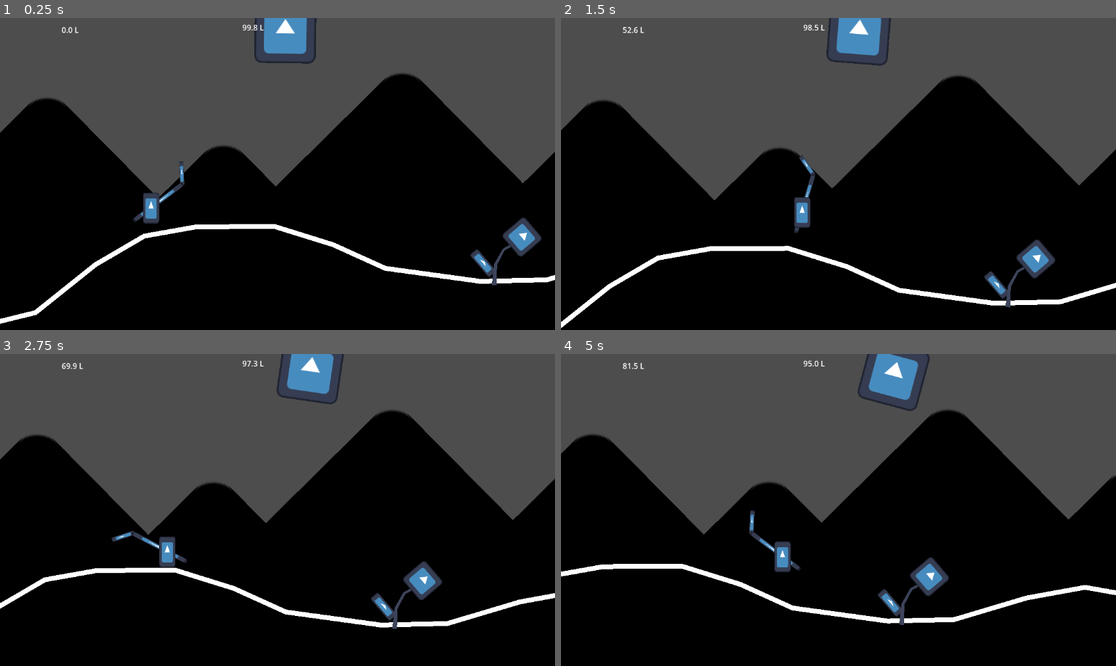
Above: before the commit, frames 1-4 (two rows, left to right).
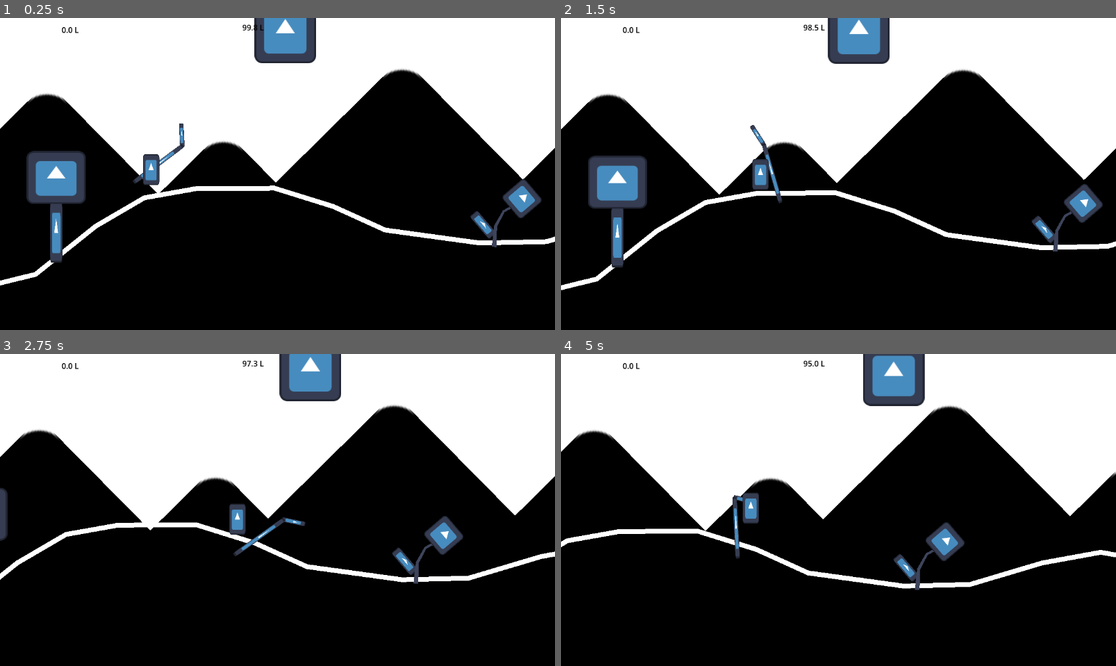
Above: after the commit, the same moments.

Repository: Eptwalabha/ld52
Game: Godot game, scene res://scene/game.tscn
Same seed, same stepped clock (60 frames per second), same inputs: the game is played once before the commit and once after it. The engine's default icon, where the game draws it, is replaced by a stand-in: a white triangle on a blue panel in a dark square.
Inputs:
- Up to frame 1 (0.25 s): no input
- Up to frame 2 (1.5 s): hold E (action) 0.53-1.28 s; hold Right (move_right) from 0.53 s (still down); tap Up (jump) at 0.77 s; tap Space (attack) at 0.8, 1.35 s
- Up to frame 3 (2.75 s): tap Up (jump) at 1.52 s; tap E (action) at 1.55 s; release Right (move_right) at 2.03 s; hold Left (move_left) from 2.03 s (still down); hold E (action) from 2.03 s (still down); tap Space (attack) at 2.3 s
- Up to frame 4 (5 s): release Left (move_left) at 2.78 s; release E (action) at 2.78 s; hold Right (move_right) 2.78-4.28 s; tap Space (attack) at 2.85, 3.8, 4.35 s; tap Up (jump) at 3.02, 3.77, 4.52 s; tap E (action) at 3.05, 4.55 s; hold E (action) 3.53-4.28 s; hold Left (move_left) from 4.28 s (still down)

The runs differ from the first frame. In frame 1, 44% of the frame differs, in the area x 0-100%, y 0-98%; in frame 2, 46%, in the area x 0-100%, y 0-100%; in frame 3, 43%; in frame 4, 43%.

Commit message:
use level instead of liter

Diff:
--- a/scene/game.gd
+++ b/scene/game.gd
@@ -22,15 +22,13 @@
 func _on_flower_died():
 	print("game over")
 
-
-func _on_player_spat(charged_time):
-	var amount = player.spit(charged_time)
+func _on_player_spat(damage):
 	var bubble : WaterBubble = Bubble.instantiate()
 	bubble.splashed.connect(_on_bubble_splashed)
 	foreground.add_child(bubble)
 	bubble.global_transform = player.global_transform
 	bubble.apply_impulse(player.get_aim_direction() * 800.0)
-	bubble.water_volume = amount
+	bubble.damage = damage
 
 func _on_bubble_splashed(position):
 	var splash : CPUParticles2D = Splash.instantiate()
--- a/scene/game.tscn
+++ b/scene/game.tscn
@@ -6,6 +6,7 @@
 [ext_resource type="Texture2D" uid="uid://xp5k4w74fa3o" path="res://icon.svg" id="2_hddjt"]
 [ext_resource type="PackedScene" uid="uid://cm2oorf8k7sqw" path="res://scene/props/flower.tscn" id="4_gwt1y"]
 [ext_resource type="PackedScene" uid="uid://btayx8o2rhi78" path="res://scene/level/day_night.tscn" id="6_kxb6o"]
+[ext_resource type="PackedScene" uid="uid://ifoicgn75pxc" path="res://scene/props/tree.tscn" id="6_wd8ky"]
 
 [node name="Game" type="Node2D"]
 script = ExtResource("1_ndv1p")
@@ -61,11 +62,13 @@
 unique_name_in_owner = true
 position = Vector2(713, 193)
 
+[node name="Tree" parent="parallax/foreground/level" instance=ExtResource("6_wd8ky")]
+position = Vector2(-197, 209)
+
 [node name="player" parent="parallax/foreground" instance=ExtResource("2_83nul")]
 unique_name_in_owner = true
 
 [node name="camera" type="Camera2D" parent="parallax/foreground/player"]
-position = Vector2(0, -170)
 offset = Vector2(0, -300)
 current = true
 limit_left = -500
@@ -82,12 +85,14 @@
 offset_top = 13.0
 offset_right = 168.0
 offset_bottom = 36.0
+theme_override_colors/font_color = Color(0, 0, 0, 1)
 
 [node name="plant" type="Label" parent="ui"]
 offset_left = 503.0
 offset_top = 8.0
 offset_right = 543.0
 offset_bottom = 31.0
+theme_override_colors/font_color = Color(0, 0, 0, 1)
 
 [connection signal="new_cycle" from="parallax/sky/SunMoon" to="." method="_on_sun_moon_new_cycle"]
 [connection signal="died" from="parallax/foreground/level/flower" to="." method="_on_flower_died"]
--- a/scene/level/day_night.gd
+++ b/scene/level/day_night.gd
@@ -4,6 +4,8 @@
 signal new_cycle(id)
 
 @onready var pivot : Node2D = $pivot
+@onready var moon : Sprite2D = $pivot/moon
+@onready var sun : Sprite2D = $pivot/sun
 
 @export var cycle_duration : float = 120.0
 
@@ -16,6 +18,8 @@
 
 func _process(delta):
 	pivot.rotation += delta * cycle_speed
+	sun.rotation -= delta * cycle_speed
+	moon.rotation -= delta * cycle_speed
 	if pivot.rotation > TAU:
 		current_cycle += 1
 		pivot.rotation -= TAU
--- /dev/null
+++ b/scene/level/day_night.gdshader
@@ -0,0 +1,5 @@
+shader_type canvas_item;
+
+void fragment() {
+	COLOR = vec4(1., 1., 1., 1.);
+}
--- a/scene/level/day_night.tscn
+++ b/scene/level/day_night.tscn
@@ -1,10 +1,19 @@
-[gd_scene load_steps=3 format=3 uid="uid://btayx8o2rhi78"]
+[gd_scene load_steps=5 format=3 uid="uid://btayx8o2rhi78"]
 
 [ext_resource type="Texture2D" uid="uid://xp5k4w74fa3o" path="res://icon.svg" id="1_aldsk"]
 [ext_resource type="Script" path="res://scene/level/day_night.gd" id="1_kpu7u"]
+[ext_resource type="Shader" path="res://scene/level/day_night.gdshader" id="2_i53i8"]
+
+[sub_resource type="ShaderMaterial" id="ShaderMaterial_x5tiu"]
+shader = ExtResource("2_i53i8")
 
 [node name="SunMoon" type="Node2D"]
 script = ExtResource("1_kpu7u")
+
+[node name="Sky" type="Sprite2D" parent="."]
+material = SubResource("ShaderMaterial_x5tiu")
+scale = Vector2(17.1641, 10.6875)
+texture = ExtResource("1_aldsk")
 
 [node name="pivot" type="Node2D" parent="."]
 position = Vector2(0, 94)
@@ -14,6 +23,5 @@
 texture = ExtResource("1_aldsk")
 
 [node name="sun" type="Sprite2D" parent="pivot"]
-position = Vector2(0.00111063, 500)
-rotation = 3.14159
+position = Vector2(0.001, 480)
 texture = ExtResource("1_aldsk")
--- a/scene/level/level.tscn
+++ b/scene/level/level.tscn
@@ -1,7 +1,6 @@
-[gd_scene load_steps=4 format=3 uid="uid://jp1xy6r2x0bo"]
+[gd_scene load_steps=3 format=3 uid="uid://jp1xy6r2x0bo"]
 
 [ext_resource type="Script" path="res://scene/level/level.gd" id="1_8vjyf"]
-[ext_resource type="PackedScene" uid="uid://sgucavgnwvg5" path="res://scene/water/water_source.tscn" id="2_vt7pf"]
 
 [sub_resource type="RectangleShape2D" id="RectangleShape2D_6xdlb"]
 size = Vector2(82, 714)
@@ -28,6 +27,3 @@
 shape = SubResource("RectangleShape2D_6xdlb")
 
 [node name="Polygon2D" type="Polygon2D" parent="."]
-
-[node name="WaterSource" parent="." instance=ExtResource("2_vt7pf")]
-position = Vector2(-535, 130)
--- a/scene/player/player.gd
+++ b/scene/player/player.gd
@@ -3,32 +3,51 @@
 
 signal spat(charged_time)
 
-const SPEED = 300.0
-const JUMP_VELOCITY = -400.0
+var SPEED : float = 500.0
+const JUMP_VELOCITY = -450.0
 var gravity = ProjectSettings.get_setting("physics/2d/default_gravity")
 
 @onready var pivot : Node2D = $pivot
 @onready var aim : Node2D = $aim
 @onready var anim : AnimationPlayer = $AnimationPlayer
 
-@export var water_max_capacity : int = 100
-@export var drinking_speed : float = 150.0
-var water_level : float = 0.0
-var drinking_curve : Curve = preload("res://scene/player/drinking_speed.tres")
 
-@export var spit_max_charge : float = 3.0
-var spitting : bool = false
-var spitting_charge: float = 0.0
-var spitting_curve : Curve = preload("res://scene/player/spitting.tres")
+var fullness : int = 0
+var aiming : bool = false
+
+var current_water_source : WaterSource = null
+
+var drinking : bool = false
+@export var drink_level_duration : float = .5
+var drinking_duration: float = 0.0
+
+func __set_speed() -> void:
+	match fullness:
+		0, 1: SPEED = 500.0
+		2, 3: SPEED = 400.0
+		4, 5: SPEED = 300.0
+		_: SPEED = 200.0
+
+func __get_bubble_damage() -> float:
+	match fullness:
+		0: return 0.0
+		1, 2: return 20.0
+		3, 4: return 30.0
+		_: return 50.0
 
 func _physics_process(delta):
 
-	if spitting:
+	if aiming:
 		var dir = Vector2(
 			Input.get_axis("look_left", "look_right"),
 			Input.get_axis("look_up", "look_down"))
 		if dir.length() > .1:
 			aim.rotation = dir.normalized().angle() + PI / 2.0
+	elif Input.is_action_pressed("action"):
+		if not is_on_floor():
+			velocity.y += gravity * delta
+		velocity.x = move_toward(velocity.x, 0, SPEED)
+		move_and_slide()
 	else:
 		# Add the gravity.
 		if not is_on_floor():
@@ -41,7 +60,7 @@
 		if direction != 0 and (pivot.scale.x < 0) == (direction > 0):
 			pivot.scale.x *= -1
 
-		if direction:
+		if direction and not drinking:
 			velocity.x = direction * SPEED
 		else:
 			velocity.x = move_toward(velocity.x, 0, SPEED)
@@ -49,49 +68,97 @@
 		move_and_slide()
 
 func _process(delta):
+	if Input.is_action_just_pressed("action"):
+		drinking = false
+		anim.play("start_drinking")
+
 	if Input.is_action_pressed("action"):
 		drink(delta)
+
+	if Input.is_action_just_released("action"):
+		if drinking:
+			stop_drinking()
 
 	if Input.is_action_just_pressed("attack"):
 		anim.play("hit")
 
-	if Input.is_action_just_pressed("charge"):
-		start_spit_charge()
+	if fullness > 0 and Input.is_action_just_pressed("charge"):
+		start_spit_aim()
 
-	if spitting and Input.is_action_just_released("charge"):
-		end_spit_charge()
+	if aiming and Input.is_action_just_released("charge"):
+		spit()
 
-	if spitting and Input.is_action_pressed("attack"):
-		spitting_charge += delta
-		if spitting_charge > spit_max_charge:
-			end_spit_charge()
+func start_spit_aim() -> void:
+	aiming = true
+	aim.visible = true
 
-func start_spit_charge() -> void:
-	spitting = water_level > 0.0
-	aim.visible = spitting
-	spitting_charge = 0.0
+func can_drink() -> bool:
+	return fullness < 6 and \
+		current_water_source != null and \
+		current_water_source.can_extract_water
 
-func end_spit_charge() -> void:
-	spitting = false
-	aim.visible = false
-	emit_signal("spat", spitting_charge)
+func start_drinking() -> void:
+	drinking = true
+	if not Input.is_action_pressed("action"):
+		stop_drinking()
+	elif not can_drink():
+		print("cannot drink")
+		anim.play("cannot_drink")
+	else:
+		gulp(1)
+		drinking_duration = 0.0
+		anim.play("drink")
 
 func drink(delta: float) -> void:
-	var fullness : float = water_level / 100.0
-	var drinking_amount : float = drinking_curve.sample(fullness)
-	water_level = min(water_level + delta * drinking_amount * drinking_speed, water_max_capacity)
+	if not drinking:
+		return
+	if not can_drink():
+		stop_drinking()
+	else:
+		drinking_duration += delta
+		if drinking_duration > drink_level_duration:
+			drinking_duration -= drink_level_duration
+			gulp(1)
+			if fullness < 6 and can_drink():
+				anim.play("drink")
+			else:
+				stop_drinking()
 
-func spit(charging_time: float) -> float:
-	var spit_ratio = spitting_curve.sample(min(charging_time / spit_max_charge, 1.0))
-	var spit_amount : float = min(water_level, 10.0 + water_level * spit_ratio)
-	water_level = water_level - spit_amount
-	return spit_amount
+func gulp(amount: int) -> void:
+	fullness += amount
+	__update_fullness()
+	current_water_source.drank(amount)
+
+func stop_drinking() -> void:
+	drinking = false
+	anim.play_backwards("stop_drinking")
+
+func spit() -> void:
+	aiming = false
+	aim.visible = false
+	if fullness == 0:
+		return
+	var bubble_damage : float = __get_bubble_damage()
+	fullness -= 1
+	emit_signal("spat", bubble_damage)
 
 func get_aim_direction() -> Vector2:
 	return Vector2.UP.rotated(aim.rotation)
 
-func get_water_capacity() -> float:
-	return water_level
+func get_water_capacity() -> int:
+	return fullness
 
-func _on_area_2d_area_entered(area):
+func __update_fullness() -> void:
 	pass
+
+func _on_item_detector_area_entered(_area):
+	pass
+
+func _on_water_detector_area_entered(area : WaterSource):
+	if area == null:
+		pass
+	current_water_source = area
+
+func _on_water_detector_area_exited(area):
+	if area == current_water_source:
+		current_water_source = null
--- a/scene/player/player.tscn
+++ b/scene/player/player.tscn
@@ -11,13 +11,88 @@
 length = 40.0
 
 [sub_resource type="RectangleShape2D" id="RectangleShape2D_h5v0u"]
-size = Vector2(71, 23)
+size = Vector2(50, 30)
 
 [sub_resource type="CapsuleShape2D" id="CapsuleShape2D_ijvmf"]
 radius = 13.0
 height = 52.0
 
 [sub_resource type="SeparationRayShape2D" id="SeparationRayShape2D_ge34x"]
+
+[sub_resource type="Animation" id="Animation_q01mu"]
+length = 0.001
+tracks/0/type = "value"
+tracks/0/imported = false
+tracks/0/enabled = true
+tracks/0/path = NodePath("pivot/straw:rotation")
+tracks/0/interp = 1
+tracks/0/loop_wrap = true
+tracks/0/keys = {
+"times": PackedFloat32Array(0),
+"transitions": PackedFloat32Array(1),
+"update": 0,
+"values": [0.0]
+}
+tracks/1/type = "value"
+tracks/1/imported = false
+tracks/1/enabled = true
+tracks/1/path = NodePath("pivot/straw/Node2D:rotation")
+tracks/1/interp = 1
+tracks/1/loop_wrap = true
+tracks/1/keys = {
+"times": PackedFloat32Array(0),
+"transitions": PackedFloat32Array(1),
+"update": 0,
+"values": [0.0]
+}
+tracks/2/type = "value"
+tracks/2/imported = false
+tracks/2/enabled = true
+tracks/2/path = NodePath("pivot/straw/hitbox/CollisionShape2D:disabled")
+tracks/2/interp = 1
+tracks/2/loop_wrap = true
+tracks/2/keys = {
+"times": PackedFloat32Array(0),
+"transitions": PackedFloat32Array(1),
+"update": 1,
+"values": [false]
+}
+tracks/3/type = "value"
+tracks/3/imported = false
+tracks/3/enabled = true
+tracks/3/path = NodePath("pivot/straw:position")
+tracks/3/interp = 1
+tracks/3/loop_wrap = true
+tracks/3/keys = {
+"times": PackedFloat32Array(0),
+"transitions": PackedFloat32Array(1),
+"update": 0,
+"values": [Vector2(0, 0)]
+}
+tracks/4/type = "value"
+tracks/4/imported = false
+tracks/4/enabled = true
+tracks/4/path = NodePath("pivot/character_pivot:rotation")
+tracks/4/interp = 1
+tracks/4/loop_wrap = true
+tracks/4/keys = {
+"times": PackedFloat32Array(0),
+"transitions": PackedFloat32Array(1),
+"update": 0,
+"values": [0.0]
+}
+tracks/5/type = "value"
+tracks/5/imported = false
+tracks/5/enabled = true
+tracks/5/path = NodePath("pivot/character_pivot/Icon:rotation")
+tracks/5/interp = 1
+tracks/5/loop_wrap = true
+tracks/5/keys = {
+"times": PackedFloat32Array(0),
+"transitions": PackedFloat32Array(1),
+"update": 0,
+"values": [0.0]
+}
 
 [sub_resource type="Animation" id="Animation_d5dbg"]
 resource_name = "hit"
@@ -30,7 +105,7 @@
 tracks/0/interp = 1
 tracks/0/loop_wrap = true
 tracks/0/keys = {
-"times": PackedFloat32Array(0, 0.02, 0.06, 0.22, 0.26, 0.32, 0.42),
+"times": PackedFloat32Array(0, 0.04, 0.1, 0.18, 0.26, 0.32, 0.42),
 "transitions": PackedFloat32Array(1, 1, 1, 1, 1, 1, 1),
 "update": 0,
 "values": [0.0, -1.20602, -1.20602, 1.10654, 1.10654, 0.804597, 0.0]
@@ -42,7 +117,7 @@
 tracks/1/interp = 1
 tracks/1/loop_wrap = true
 tracks/1/keys = {
-"times": PackedFloat32Array(0, 0.02, 0.1, 0.22, 0.26, 0.42, 0.5),
+"times": PackedFloat32Array(0, 0.04, 0.14, 0.18, 0.26, 0.42, 0.5),
 "transitions": PackedFloat32Array(1, 1, 1, 1, 1, 1, 1),
 "update": 0,
 "values": [0.0, 1.60919, 0.0663225, 0.0122173, 1.56731, 1.80991, 0.0]
@@ -54,55 +129,234 @@
 tracks/2/interp = 1
 tracks/2/loop_wrap = true
 tracks/2/keys = {
-"times": PackedFloat32Array(0, 0.1, 0.32),
+"times": PackedFloat32Array(0, 0.12, 0.32),
 "transitions": PackedFloat32Array(1, 1, 1),
 "update": 1,
 "values": [true, false, true]
 }
 
-[sub_resource type="Animation" id="Animation_q01mu"]
-length = 0.001
+[sub_resource type="Animation" id="Animation_kp166"]
+resource_name = "drink"
+length = 0.3
+step = 0.02
 tracks/0/type = "value"
 tracks/0/imported = false
 tracks/0/enabled = true
-tracks/0/path = NodePath("pivot/straw:rotation")
-tracks/0/interp = 1
-tracks/0/loop_wrap = true
-tracks/0/keys = {
-"times": PackedFloat32Array(0),
-"transitions": PackedFloat32Array(1),
-"update": 0,
-"values": [0.0]
-}
-tracks/1/type = "value"
-tracks/1/imported = false
-tracks/1/enabled = true
-tracks/1/path = NodePath("pivot/straw/Node2D:rotation")
-tracks/1/interp = 1
-tracks/1/loop_wrap = true
-tracks/1/keys = {
-"times": PackedFloat32Array(0),
-"transitions": PackedFloat32Array(1),
-"update": 0,
-"values": [0.0]
-}
-tracks/2/type = "value"
-tracks/2/imported = false
-tracks/2/enabled = true
-tracks/2/path = NodePath("pivot/straw/hitbox/CollisionShape2D:disabled")
-tracks/2/interp = 1
-tracks/2/loop_wrap = true
-tracks/2/keys = {
-"times": PackedFloat32Array(0),
-"transitions": PackedFloat32Array(1),
-"update": 1,
-"values": [false]
+tracks/0/path = NodePath("pivot/straw:position")
+tracks/0/interp = 1
+tracks/0/loop_wrap = true
+tracks/0/keys = {
+"times": PackedFloat32Array(0),
+"transitions": PackedFloat32Array(1),
+"update": 0,
+"values": [Vector2(30, 60)]
+}
+tracks/1/type = "value"
+tracks/1/imported = false
+tracks/1/enabled = true
+tracks/1/path = NodePath("pivot/straw:rotation")
+tracks/1/interp = 1
+tracks/1/loop_wrap = true
+tracks/1/keys = {
+"times": PackedFloat32Array(0, 0.06, 0.2),
+"transitions": PackedFloat32Array(1, 1, 1),
+"update": 0,
+"values": [-0.872665, -0.907571, -0.872665]
+}
+tracks/2/type = "value"
+tracks/2/imported = false
+tracks/2/enabled = true
+tracks/2/path = NodePath("pivot/straw/Node2D:position")
+tracks/2/interp = 1
+tracks/2/loop_wrap = true
+tracks/2/keys = {
+"times": PackedFloat32Array(0),
+"transitions": PackedFloat32Array(1),
+"update": 0,
+"values": [Vector2(64.3062, -50.2465)]
+}
+tracks/3/type = "value"
+tracks/3/imported = false
+tracks/3/enabled = true
+tracks/3/path = NodePath("pivot/straw/Node2D:rotation")
+tracks/3/interp = 1
+tracks/3/loop_wrap = true
+tracks/3/keys = {
+"times": PackedFloat32Array(0, 0.06, 0.2),
+"transitions": PackedFloat32Array(1, 1, 1),
+"update": 0,
+"values": [-1.08479, -0.884882, -1.08479]
+}
+tracks/4/type = "value"
+tracks/4/imported = false
+tracks/4/enabled = true
+tracks/4/path = NodePath("pivot/character_pivot:rotation")
+tracks/4/interp = 1
+tracks/4/loop_wrap = true
+tracks/4/keys = {
+"times": PackedFloat32Array(0, 0.06, 0.2),
+"transitions": PackedFloat32Array(1, 1, 1),
+"update": 0,
+"values": [0.0, -0.301942, 0.0]
+}
+
+[sub_resource type="Animation" id="Animation_2rb3w"]
+resource_name = "start_drinking"
+length = 0.5
+step = 0.02
+tracks/0/type = "method"
+tracks/0/imported = false
+tracks/0/enabled = true
+tracks/0/path = NodePath(".")
+tracks/0/interp = 1
+tracks/0/loop_wrap = true
+tracks/0/keys = {
+"times": PackedFloat32Array(0.5),
+"transitions": PackedFloat32Array(1),
+"values": [{
+"args": [],
+"method": &"start_drinking"
+}]
+}
+tracks/1/type = "value"
+tracks/1/imported = false
+tracks/1/enabled = true
+tracks/1/path = NodePath("pivot/straw:position")
+tracks/1/interp = 1
+tracks/1/loop_wrap = true
+tracks/1/keys = {
+"times": PackedFloat32Array(0.04, 0.14, 0.18, 0.3),
+"transitions": PackedFloat32Array(1, 1, 1, 1),
+"update": 0,
+"values": [Vector2(0, 0), Vector2(30, -20), Vector2(30, -20), Vector2(30, 60)]
+}
+tracks/2/type = "value"
+tracks/2/imported = false
+tracks/2/enabled = true
+tracks/2/path = NodePath("pivot/straw:rotation")
+tracks/2/interp = 1
+tracks/2/loop_wrap = true
+tracks/2/keys = {
+"times": PackedFloat32Array(0.04, 0.14, 0.18, 0.3),
+"transitions": PackedFloat32Array(1, 1, 1, 1),
+"update": 0,
+"values": [0.0, -1.56302, -1.56302, -0.872665]
+}
+tracks/3/type = "value"
+tracks/3/imported = false
+tracks/3/enabled = true
+tracks/3/path = NodePath("pivot/straw/Node2D:rotation")
+tracks/3/interp = 1
+tracks/3/loop_wrap = true
+tracks/3/keys = {
+"times": PackedFloat32Array(0.04, 0.3, 0.44),
+"transitions": PackedFloat32Array(1, 1, 1),
+"update": 0,
+"values": [0.0, 0.0, -1.08479]
+}
+
+[sub_resource type="Animation" id="Animation_mffkh"]
+resource_name = "stop_drinking"
+length = 0.5
+step = 0.02
+tracks/0/type = "method"
+tracks/0/imported = false
+tracks/0/enabled = true
+tracks/0/path = NodePath(".")
+tracks/0/interp = 1
+tracks/0/loop_wrap = true
+tracks/0/keys = {
+"times": PackedFloat32Array(),
+"transitions": PackedFloat32Array(),
+"values": []
+}
+tracks/1/type = "value"
+tracks/1/imported = false
+tracks/1/enabled = true
+tracks/1/path = NodePath("pivot/straw:position")
+tracks/1/interp = 1
+tracks/1/loop_wrap = true
+tracks/1/keys = {
+"times": PackedFloat32Array(0.04, 0.14, 0.18, 0.3),
+"transitions": PackedFloat32Array(1, 1, 1, 1),
+"update": 0,
+"values": [Vector2(0, 0), Vector2(30, -20), Vector2(30, -20), Vector2(30, 60)]
+}
+tracks/2/type = "value"
+tracks/2/imported = false
+tracks/2/enabled = true
+tracks/2/path = NodePath("pivot/straw:rotation")
+tracks/2/interp = 1
+tracks/2/loop_wrap = true
+tracks/2/keys = {
+"times": PackedFloat32Array(0.04, 0.14, 0.18, 0.3),
+"transitions": PackedFloat32Array(1, 1, 1, 1),
+"update": 0,
+"values": [0.0, -1.56302, -1.56302, -0.872665]
+}
+tracks/3/type = "value"
+tracks/3/imported = false
+tracks/3/enabled = true
+tracks/3/path = NodePath("pivot/straw/Node2D:rotation")
+tracks/3/interp = 1
+tracks/3/loop_wrap = true
+tracks/3/keys = {
+"times": PackedFloat32Array(0.04, 0.3, 0.5),
+"transitions": PackedFloat32Array(1, 1, 1),
+"update": 0,
+"values": [0.0, 0.0, -1.08479]
+}
+
+[sub_resource type="Animation" id="Animation_wgoxn"]
+resource_name = "cannot_drink"
+length = 0.5
+tracks/0/type = "method"
+tracks/0/imported = false
+tracks/0/enabled = true
+tracks/0/path = NodePath(".")
+tracks/0/interp = 1
+tracks/0/loop_wrap = true
+tracks/0/keys = {
+"times": PackedFloat32Array(0.5),
+"transitions": PackedFloat32Array(1),
+"values": [{
+"args": [],
+"method": &"stop_drinking"
+}]
+}
+tracks/1/type = "value"
+tracks/1/imported = false
+tracks/1/enabled = true
+tracks/1/path = NodePath("pivot/character_pivot/Icon:position")
+tracks/1/interp = 1
+tracks/1/loop_wrap = true
+tracks/1/keys = {
+"times": PackedFloat32Array(0),
+"transitions": PackedFloat32Array(1),
+"update": 0,
+"values": [Vector2(0, 0)]
+}
+tracks/2/type = "value"
+tracks/2/imported = false
+tracks/2/enabled = true
+tracks/2/path = NodePath("pivot/character_pivot/Icon:rotation")
+tracks/2/interp = 1
+tracks/2/loop_wrap = true
+tracks/2/keys = {
+"times": PackedFloat32Array(0, 0.1, 0.2, 0.3, 0.4),
+"transitions": PackedFloat32Array(1, 1, 1, 1, 1),
+"update": 0,
+"values": [0.0, -0.502655, 0.401426, -0.403171, 0.0]
 }
 
 [sub_resource type="AnimationLibrary" id="AnimationLibrary_tev7r"]
 _data = {
 "RESET": SubResource("Animation_q01mu"),
-"hit": SubResource("Animation_d5dbg")
+"cannot_drink": SubResource("Animation_wgoxn"),
+"drink": SubResource("Animation_kp166"),
+"hit": SubResource("Animation_d5dbg"),
+"start_drinking": SubResource("Animation_2rb3w"),
+"stop_drinking": SubResource("Animation_mffkh")
 }
 
 [node name="CharacterBody2D" type="CharacterBody2D"]
@@ -126,7 +380,6 @@
 
 [node name="Node2D" type="Node2D" parent="pivot/straw"]
 position = Vector2(64.3062, -50.2465)
-scale = Vector2(1, 1)
 
 [node name="Icon" type="Sprite2D" parent="pivot/straw/Node2D"]
 position = Vector2(-0.696259, -21.4989)
@@ -142,7 +395,6 @@
 
 [node name="hitbox" type="Area2D" parent="pivot/straw"]
 position = Vector2(64.3062, -50.2465)
-scale = Vector2(1, 1)
 collision_layer = 64
 collision_mask = 0
 
@@ -151,7 +403,9 @@
 rotation = 4.047
 shape = SubResource("CapsuleShape2D_ky3gt")
 
-[node name="Icon" type="Sprite2D" parent="pivot"]
+[node name="character_pivot" type="Node2D" parent="pivot"]
+
+[node name="Icon" type="Sprite2D" parent="pivot/character_pivot"]
 scale = Vector2(0.265625, 0.5)
 texture = ExtResource("2_e6uun")
 
@@ -169,7 +423,7 @@
 collision_mask = 32
 
 [node name="CollisionShape2D" type="CollisionShape2D" parent="pivot/WaterDetector"]
-position = Vector2(22.5, 34.5)
+position = Vector2(25, 30)
 shape = SubResource("RectangleShape2D_h5v0u")
 
 [node name="CollisionShape2D" type="CollisionShape2D" parent="."]
@@ -184,5 +438,6 @@
 "": SubResource("AnimationLibrary_tev7r")
 }
 
-[connection signal="area_entered" from="pivot/ItemDetector" to="." method="_on_area_2d_area_entered"]
-[connection signal="area_entered" from="pivot/WaterDetector" to="." method="_on_area_2d_area_entered"]
+[connection signal="area_entered" from="pivot/ItemDetector" to="." method="_on_item_detector_area_entered"]
+[connection signal="area_entered" from="pivot/WaterDetector" to="." method="_on_water_detector_area_entered"]
+[connection signal="area_exited" from="pivot/WaterDetector" to="." method="_on_water_detector_area_exited"]
--- a/scene/props/flower.gd
+++ b/scene/props/flower.gd
@@ -15,5 +15,5 @@
 
 func _on_area_2d_body_entered(body):
 	if body is WaterBubble:
-		water_volume += body.water_volume
+		water_volume += body.damage
 		body.pop(global_position)
--- /dev/null
+++ b/scene/props/tree.tscn
@@ -0,0 +1,23 @@
+[gd_scene load_steps=4 format=3 uid="uid://ifoicgn75pxc"]
+
+[ext_resource type="PackedScene" uid="uid://dnauiqfd2hxfi" path="res://scene/water/water_source.tscn" id="1_y3rf3"]
+[ext_resource type="Texture2D" uid="uid://xp5k4w74fa3o" path="res://icon.svg" id="2_sb2jx"]
+
+[sub_resource type="RectangleShape2D" id="RectangleShape2D_imppj"]
+size = Vector2(52, 128)
+
+[node name="Tree" instance=ExtResource("1_y3rf3")]
+
+[node name="Trigger" parent="." index="0"]
+position = Vector2(0, 10)
+shape = SubResource("RectangleShape2D_imppj")
+
+[node name="trunk" type="Sprite2D" parent="." index="1"]
+position = Vector2(0, -47)
+scale = Vector2(0.203125, 1)
+texture = ExtResource("2_sb2jx")
+
+[node name="leaves" type="Sprite2D" parent="trunk" index="0"]
+position = Vector2(-1.90735e-06, -113)
+scale = Vector2(4.73077, 0.859375)
+texture = ExtResource("2_sb2jx")
--- a/scene/water/water_bubble.gd
+++ b/scene/water/water_bubble.gd
@@ -7,7 +7,7 @@
 const JUMP_VELOCITY = -400.0
 var gravity = ProjectSettings.get_setting("physics/2d/default_gravity")
 
-@export var water_volume : float = 20.0
+@export var damage : float = 20.0
 
 func _physics_process(delta):
 	velocity.y += gravity * delta
--- a/scene/water/water_source.gd
+++ b/scene/water/water_source.gd
@@ -1,14 +1,27 @@
 class_name WaterSource
 extends Area2D
 
+signal emptied
 
-@export var amount : int = 100
-@export var infinit_water : bool = false
+@export var water_volume : int = 5
+@export var infinit_volume : bool = false
+@export var hint : String = "interact"
+@export var can_extract_water : bool = true
 
+func drank(amount: int) -> void:
+	if infinit_volume or can_extract_water:
+		return
+	water_volume = max(0, water_volume - 1)
+	can_extract_water = can_extract_water and water_volume > 0
 
-func _ready():
-	pass # Replace with function body.
-
-
-func _process(delta):
-	pass
+func extract_water(amount: float) -> float:
+	if not can_extract_water:
+		return 0.0
+	if infinit_volume:
+		return amount
+	amount = min(water_volume, amount)
+	water_volume = max(water_volume - amount, 0.0)
+	if water_volume == 0.0:
+		can_extract_water = false
+		emit_signal("emptied")
+	return amount
--- a/scene/water/water_source.tscn
+++ b/scene/water/water_source.tscn
@@ -1,10 +1,10 @@
-[gd_scene load_steps=2 format=3 uid="uid://sgucavgnwvg5"]
+[gd_scene load_steps=2 format=3 uid="uid://dnauiqfd2hxfi"]
 
 [ext_resource type="Script" path="res://scene/water/water_source.gd" id="1_5wgdc"]
 
 [node name="WaterSource" type="Area2D"]
 collision_layer = 32
+collision_mask = 0
 script = ExtResource("1_5wgdc")
 
-[node name="CollisionPolygon2D" type="CollisionPolygon2D" parent="."]
-polygon = PackedVector2Array(-57, -3, 514, -3, 516, 318, -60, 325)
+[node name="Trigger" type="CollisionShape2D" parent="."]
Not shown: 1 places in scene/game.tscn that only renumber resources
Not shown: 1 places in scene/player/player.tscn that only renumber resources
